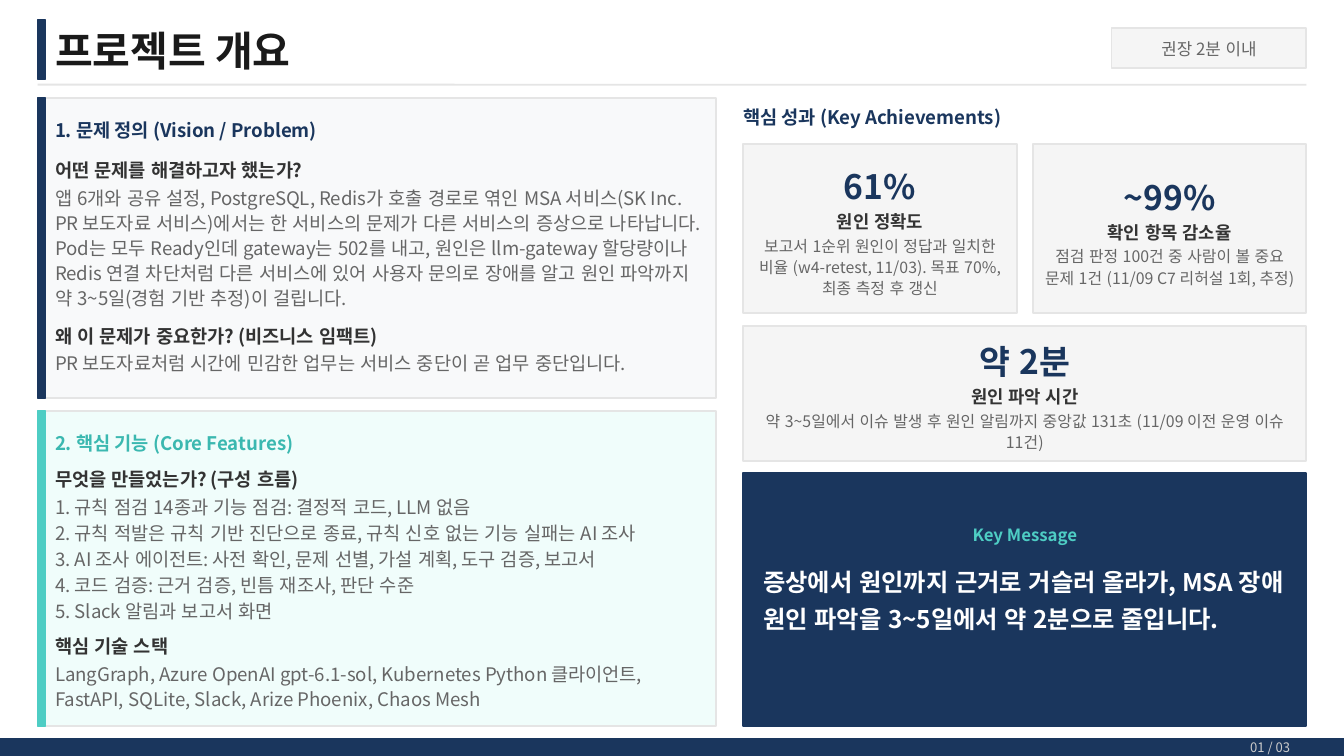
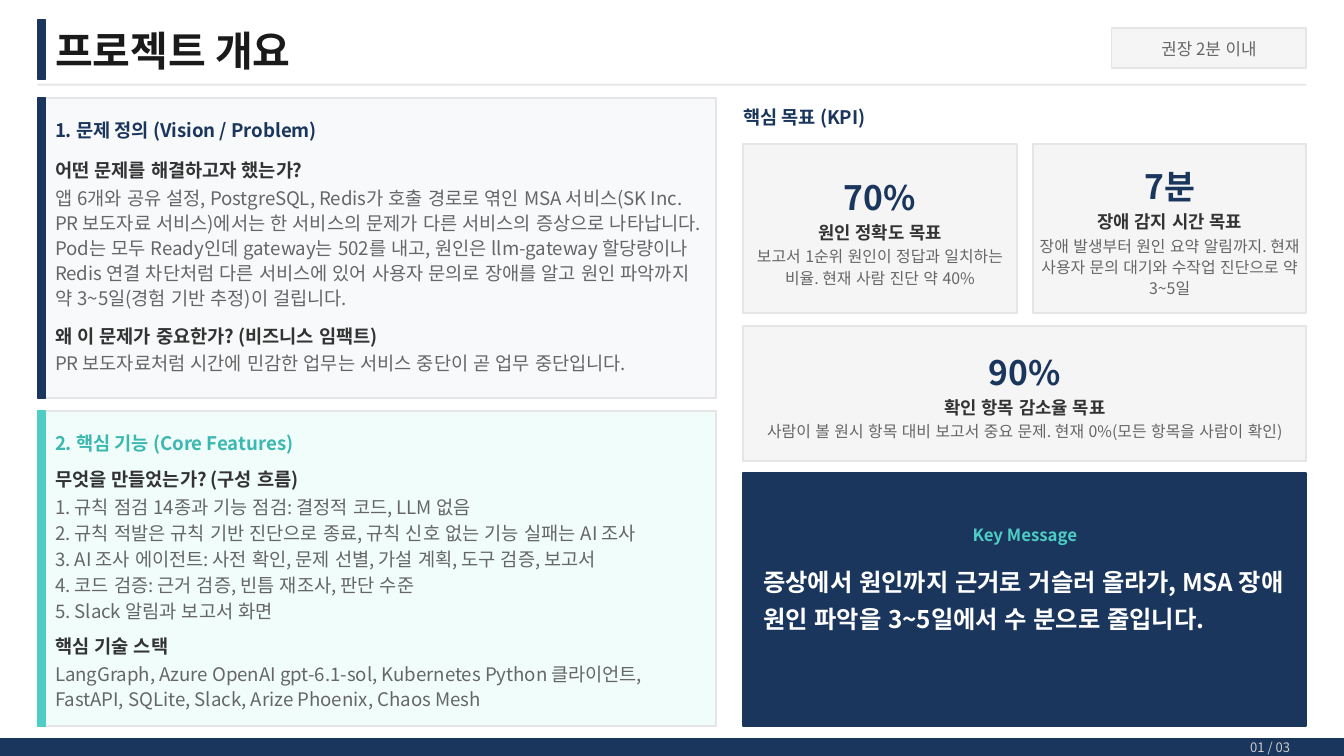
Before and after one commit to skax-jihyeryu/KubeGuardian, a slide deck: slide 2 of docs/산출물/AI_Master_Project_최종발표_류지혜_11791.pptx. Drawn at 1344x756 pixels with LibreOffice and Linux fonts; fonts in the diff are those of the drawing. Boxes give left, top, right and bottom in pixels: in the first picture for what was removed or moved away, otherwise in the second. Text is boxed around its words. In the diff, an @@ line names an element or a change of style, - is before the commit and + after.

Commit message:
docs(deliverables): 최종 발표 장표에 KPI와 기술 과제 반영 (#251)

```diff
--- a/docs/산출물/AI_Master_Project_최종발표_류지혜_11791.pptx
+++ b/docs/산출물/AI_Master_Project_최종발표_류지혜_11791.pptx
@@ text at bbox=[743, 108, 865, 128]: text changed @@
-핵심 성과 (Key Achievements)
+핵심 목표 (KPI)
@@ text at bbox=[1040, 172, 1299, 295]: text changed @@
-~99%
-확인 항목 감소율
-점검 판정 100건 중 사람이 볼 중요 문제 1건 (11/09 C7 리허설 1회, 추정)
+7분
+장애 감지 시간 목표
+장애 발생부터 원인 요약 알림까지. 현재 사용자 문의 대기와 수작업 진단으로 약 3~5일
@@ text at bbox=[757, 184, 1003, 285]: text changed @@
-61%
-원인 정확도
-보고서 1순위 원인이 정답과 일치한 비율 (w4-retest, 11/03). 목표 70%, 최종 측정 후 갱신
+70%
+원인 정확도 목표
+보고서 1순위 원인이 정답과 일치하는 비율. 현재 사람 진단 약 40%
@@ text at bbox=[767, 359, 1283, 440]: text changed @@
-약 2분
-원인 파악 시간
-약 3~5일에서 이슈 발생 후 원인 알림까지 중앙값 131초 (11/09 이전 운영 이슈 11건)
+90%
+확인 항목 감소율 목표
+사람이 볼 원시 항목 대비 보고서 중요 문제. 현재 0%(모든 항목을 사람이 확인)
@@ text at bbox=[763, 570, 1284, 631]: text changed @@
-증상에서 원인까지 근거로 거슬러 올라가, MSA 장애 원인 파악을 3~5일에서 약 2분으로 줄입니다.
+증상에서 원인까지 근거로 거슬러 올라가, MSA 장애 원인 파악을 3~5일에서 수 분으로 줄입니다.
```
Also in this commit, not shown: 1 other slide changed.
